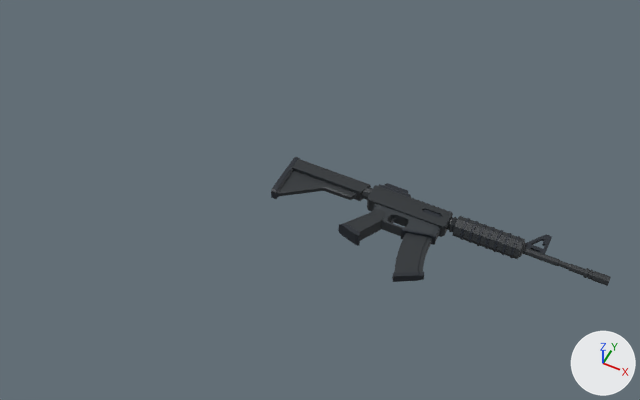
Two versions of the glTF model www/resources/model/m4.glb, one commit apart.
Before and after are seen from a 50 mm camera at (2.72, -8.08, 10.51) aimed at (-1.27, -0.11, 0.55). The lights are fixed; the arrows at lower right show +X, +Y and +Z. Where no turn or scale is listed for an object, it has been applied to the vertices.

In view in the first picture: 'AssaultRifle2_1'.
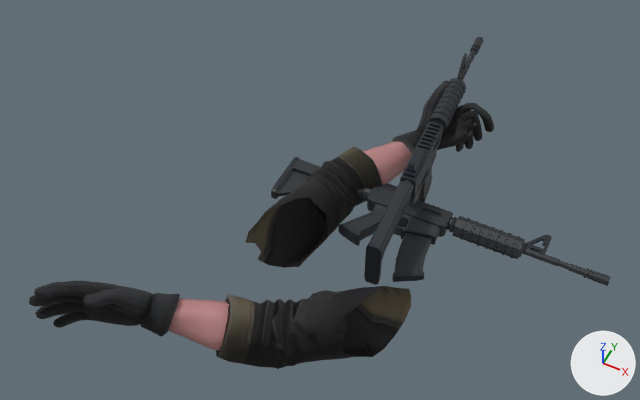
The newer file is also rescaled (x15.0), turned or shifted as a whole; pictures and numbers use the older file's frame.

What the commit changed:
Picture 'outfit-m-military-01-v2-top-R' (img_outfit_m_military_01_v2_top_r) is new.
Picture 'outfit-m-military-01-v2-top-D' (img_outfit_m_military_01_v2_top_d) is new.
Picture 'outfit-m-military-01-v2-top-N' (img_outfit_m_military_01_v2_top_n) is new.
Picture 'baseColor' (img_basecolor) is new.
Picture 'Wolf3D_Male_Athletic_nm' (img_wolf3d_male_athletic_nm) is new.
Material 'Wolf3D_Outfit_Top' (mat_wolf3d_outfit_top) is new.
Uses the picture img_outfit_m_military_01_v2_top_d.
Uses the picture img_outfit_m_military_01_v2_top_n.
Uses the picture img_outfit_m_military_01_v2_top_r.
Material 'Wolf3D_Body' (mat_wolf3d_body) is new.
Uses the picture img_basecolor.
Uses the picture img_wolf3d_male_athletic_nm.
Mesh me_cube_001 is new.
It has 1017 vertices, 1930 faces and spans x -0.3..0.2, y -1.56..3.61, z -0.72..1.07.
Faces by material slot: [952, 830, 148].
It uses material mat_main (black #272c30).
It uses material mat_maindark (dark blue #1c232c).
It uses material mat_mainlight (black #2f353a).
Mesh me_wolf3d_outfit_top is new.
It has 2250 vertices, 4455 faces and spans x -3.18..1.08, y -12.79..-6.07, z -0.18..1.56.
It uses material mat_wolf3d_outfit_top.
Mesh me_wolf3d_body is new.
It has 108 vertices, 180 faces and spans x -1.93..0.07, y -12.01..-7.07, z 0.04..0.88.
It uses material mat_wolf3d_body.
Object 'm4' (ob_m4) is new; it shows me_cube_001.
Its location is (-0.14, 0.67, 0.19).
Object 'Wolf3D_Outfit_Top' (ob_wolf3d_outfit_top) is new; it shows me_wolf3d_outfit_top.
Its location is (-0.44, 8.96, -0.17).
Object 'Wolf3D_Body' (ob_wolf3d_body) is new; it shows me_wolf3d_body.
Its location is (-0.44, 8.96, -0.17).

Pixel boxes (x1, y1, x2, y2) of what changed, in the pictures (640 x 400 px):
'Wolf3D_Outfit_Top', added
    after: (29, 81, 494, 369)
'm4', added (black)
    after: (364, 37, 484, 285)
    faces in mat_main (black #272c30): (370, 37, 484, 259)
    faces in mat_maindark (dark blue #1c232c): (364, 53, 467, 285)
'Wolf3D_Body', added
    after: (168, 141, 412, 351)
